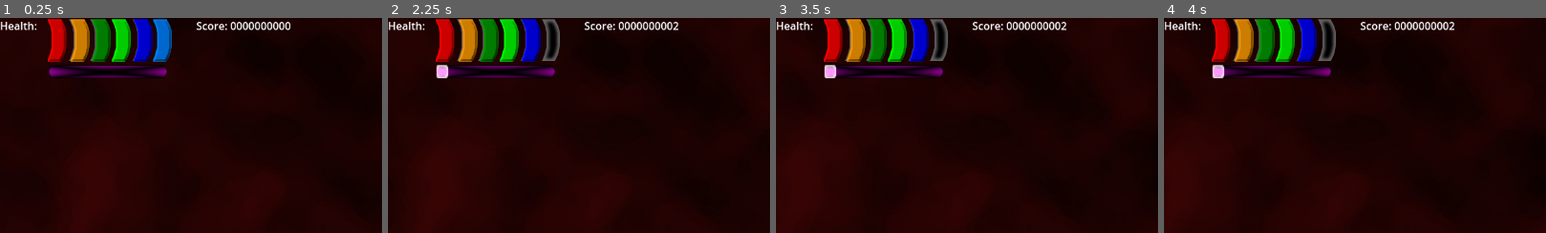
Above: before the commit, frames 1-4 (left to right).
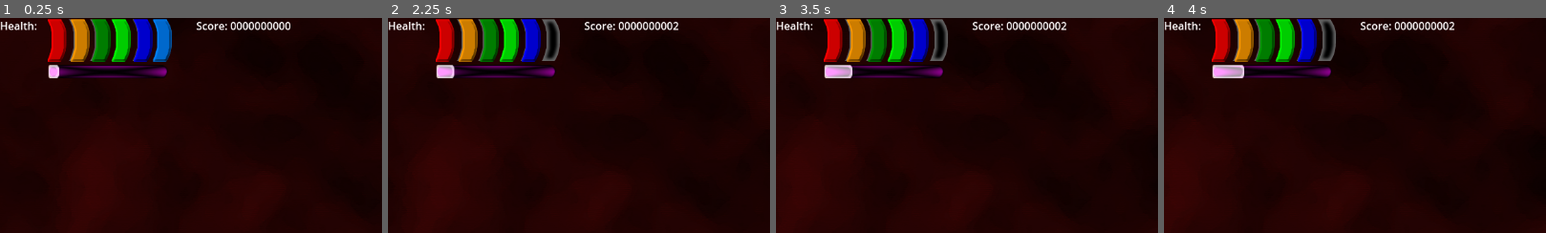
Above: after the commit, the same moments.

Repository: davididev/lightgungame
Game: Godot game, scene res://Scenes/Bonus1.tscn
Same seed, same stepped clock (60 frames per second), same inputs: the game is played once before the commit and once after it.
Inputs (mouse positions are % of the whole screen's width and height, from its top left):
- Up to frame 1 (0.25 s): no input
- Up to frame 2 (2.25 s): move the mouse to (72, 45) at 0.52 s; click (72, 45) at 0.67 s; move the mouse to (30, 55) at 1.27 s; click (30, 55) at 1.42 s; move the mouse to (60, 28) at 2.02 s; click (60, 28) at 2.17 s
- Up to frame 3 (3.5 s): move the mouse to (45, 70) at 2.77 s; click (45, 70) at 2.92 s
- Up to frame 4 (4 s): move the mouse to (80, 65) at 3.52 s; click (80, 65) at 3.67 s
The pictures show only the part of the screen within x 0-50%, y 0-50%; the shares and areas given below are measured in that part.

The runs differ from the first frame. In frame 1, 0.2% of the frame differs, in the area x 12-16%, y 21-28%; in frame 2, 0.1%; in frame 3, 0.3%; in frame 4, 0.4%, in the area x 15-21%, y 21-28%.

Commit message:
Updated placeholder code
To more accurately reflect how the forcefield will actually act when charging

Diff:
--- a/Prefabs/Player.gd
+++ b/Prefabs/Player.gd
@@ -5,7 +5,6 @@
 static var CurrentX : float = 0.0;
 static var CameraX : float = 0.0;
 @export var BulletPrefab : PackedScene;
-
 
 # Called when the node enters the scene tree for the first time.
 func _ready():
--- a/Prefabs/PlayerUI.gd
+++ b/Prefabs/PlayerUI.gd
@@ -1,5 +1,7 @@
 extends CanvasLayer
 
+
+var TEMP_PERCANTAGE : float = 0.0;  #for testing the forcefield UI
 
 # Called when the node enters the scene tree for the first time.
 func _ready():
@@ -11,35 +13,32 @@
 func test_health():
 	set_health(6);
 	set_score(0);
-	set_forcefield_perc(0.0);
 	await get_tree().create_timer(2.0).timeout;
 	set_health(5);
 	set_score(2);
-	set_forcefield_perc(0.1);
 	await get_tree().create_timer(2.0).timeout;
 	set_health(4);
 	set_score(99);
-	set_forcefield_perc(0.2);
 	await get_tree().create_timer(2.0).timeout;
 	set_health(3);
 	set_score(120);
-	set_forcefield_perc(0.3);
 	await get_tree().create_timer(2.0).timeout;
 	set_health(2);
 	set_score(200);
-	set_forcefield_perc(0.4);
 	await get_tree().create_timer(2.0).timeout;
 	set_health(1);
 	set_score(4333);
-	set_forcefield_perc(0.5);
 	await get_tree().create_timer(2.0).timeout;
 	set_health(0);
 	set_score(54333);
-	set_forcefield_perc(0.6);
 	await get_tree().create_timer(2.0).timeout;
 
 # Called every frame. 'delta' is the elapsed time since the previous frame.
 func _process(delta):
+	#Delete these later, they will need to be replaced by real game vars
+	TEMP_PERCANTAGE = TEMP_PERCANTAGE + (delta / 15.0);  #takes 15 seconds to recharge
+	TEMP_PERCANTAGE = clampf(TEMP_PERCANTAGE, 0.0, 1.0)
+	set_forcefield_perc(TEMP_PERCANTAGE);
 	pass
 
 func set_health(h : int):
